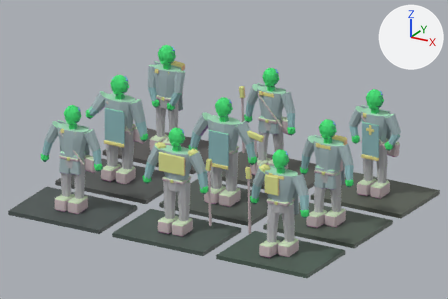
What one commit did to the Blender file assets/blender/crownless_npc_archetypes.blend.
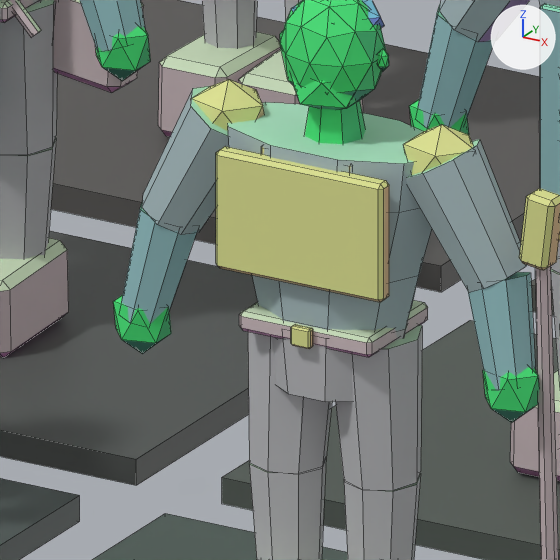
The first picture shows the older version from the file's camera 'CAM_NPC_ArchetypeSheet'. The close-ups show the older and then the newer version on the part from 28% to 47% of the width and 43% to 72% of the height of that picture. Only the edits that show in the close-ups are written down. The lights are fixed; the arrows at upper right show +X, +Y and +Z. The close-ups show mesh edges as thin lines.

Before the edit, the objects in view are built like this:
```python
me_cube_001 = bpy.data.meshes.new('Cube.001')
me_cube_001.from_pydata(...)  # a box spanning x -0.96..0.96, y -0.7..0.7, z -0.04..0.04
me_cube_001.materials.append(mat_mat_stage_1)  # dark grey #4d5b55
me_geo_npc_guard_v01 = bpy.data.meshes.new('GEO_npc_guard_v01')
me_geo_npc_guard_v01.from_pydata(...)  # 524 vertices, 565 faces; spans x -0.68..0.74, y -0.28..0.18, z -0.01..2.02
me_geo_npc_guard_v01.materials.append(mat_mat_npc_indexed)
me_geo_npc_merchant_v01 = bpy.data.meshes.new('GEO_npc_merchant_v01')
me_geo_npc_merchant_v01.from_pydata(...)  # 522 vertices, 550 faces; spans x -0.64..0.61, y -0.27..0.19, z -0.01..2.04
me_geo_npc_merchant_v01.materials.append(mat_mat_npc_indexed)
ob_preview_guard = bpy.data.objects.new('PREVIEW_guard', me_geo_npc_guard_v01)
ob_preview_guard.location = (0.0, -1.72, 0.0)
ob_preview_merchant = bpy.data.objects.new('PREVIEW_merchant', me_geo_npc_merchant_v01)
ob_preview_merchant.location = (-2.2, 0.0, 0.0)
ob_stage_guard = bpy.data.objects.new('STAGE_guard', me_cube_001)
ob_stage_guard.location = (0.0, -1.72, -0.045)
# also in view: 'STAGE_merchant' at (-2.2, 0.0, -0.05); 'STAGE_wayfarer' at (-2.2, -1.72, -0.05); 'STAGE_refugee' at (-2.2, 1.72, -0.05); 'PREVIEW_refugee' at (-2.2, 1.75, 1.01); 'PREVIEW_laborer' at (0.07, -0.05, 1.01)
```
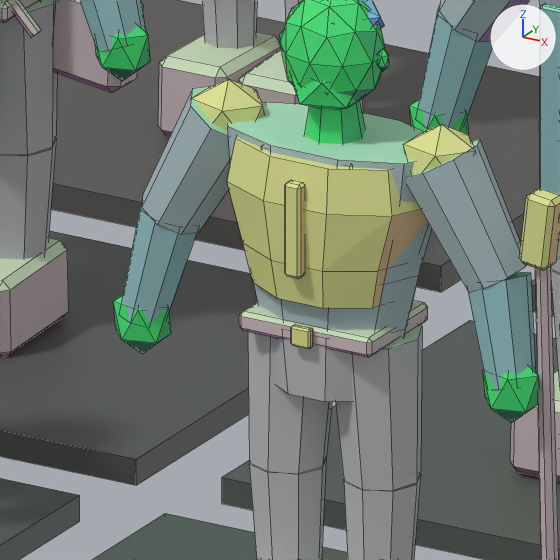
The change in detail:
me_geo_npc_guard_v01 is used by ob_preview_guard; location (0.0, -1.72, 0.0).
me_geo_npc_guard_v01 had 524 vertices, 565 faces and spanned x -0.68..0.74, y -0.28..0.18, z -0.01..2.02.
me_geo_npc_guard_v01 now has 564 vertices, 597 faces and spans x -0.68..0.74, y -0.28..0.2, z -0.01..2.02.
me_geo_npc_guard_v01 part 1: the loose piece of 24 vertices spanning x -0.27..0.27, y -0.21..-0.16, z 1.18..1.55 is scaled about its middle by (0.0815, 0.727, 0.795), then moved by (0.0, -0.04, 0.0).
me_geo_npc_guard_v01 part 2: a new loose piece of 40 vertices spanning x -0.33..0.33, y -0.22..0.2, z 1.13..1.56, in mat_mat_npc_indexed.

Changed parts and their boxes (x1, y1, x2, y2) in the close-ups (560 x 560 px; the box of a moved part takes in the faces that stretch with it):
part 1 of me_geo_npc_guard_v01, moved or reshaped
    before: (216, 146, 389, 302)
    after: (285, 180, 305, 279)
part 2 of me_geo_npc_guard_v01, added (beige)
    after: (227, 137, 427, 308)
